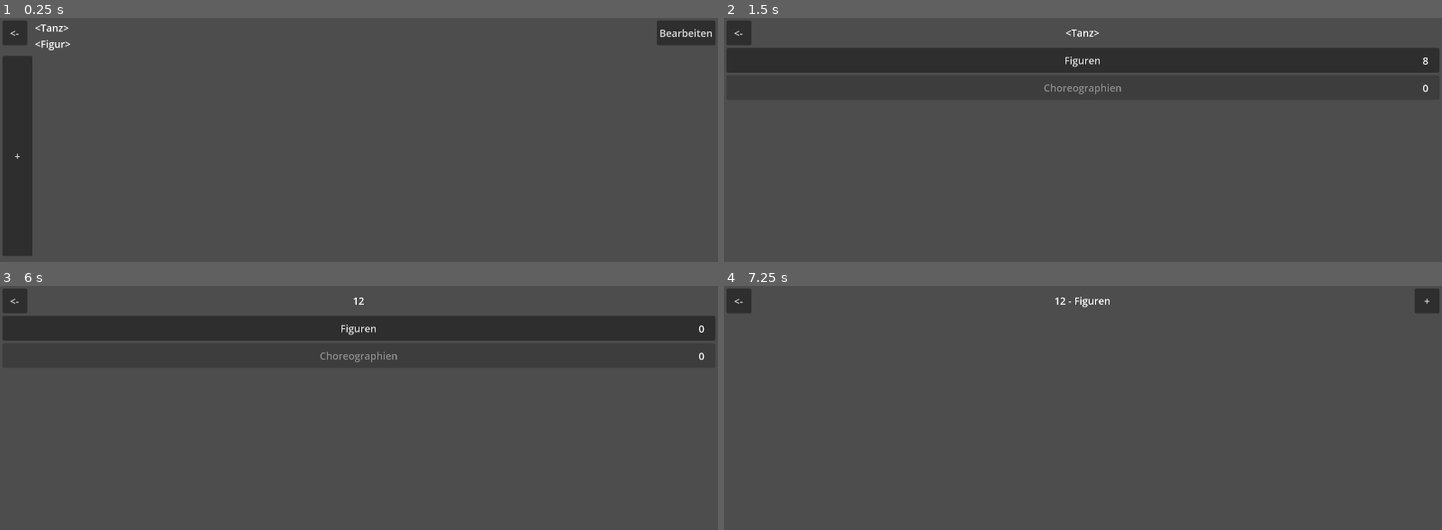
Above: before the commit, frames 1-4 (two rows, left to right).
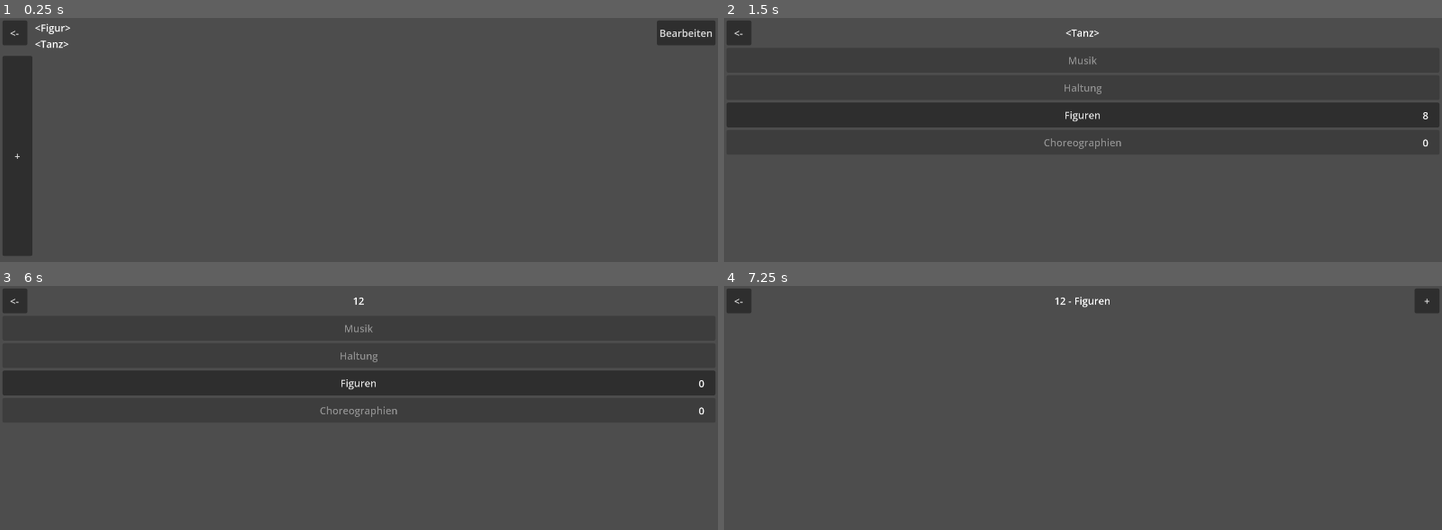
Above: after the commit, the same moments.

Repository: Calabiyaur/Dance-Notation
Game: Godot game, scene res://scene/Figure.tscn
Same seed, same stepped clock (60 frames per second), same inputs: the game is played once before the commit and once after it. This scene is started directly instead of the project's main scene.
Inputs (mouse positions are in pixels of both pictures, inside the frame that each line leads up to):
- Up to frame 1 (0.25 s): no input
- Up to frame 2 (1.5 s): click "<-" at 0.5 s; click "<-" at 1.25 s
- Up to frame 3 (6 s): click "<-" at 2 s; click "Exportieren" at 2.75 s; click "+" at 3.5 s; click (359, 473) at 4.27 s; type "12" at 4.35 s; click "OK" at 5 s; click "12" at 5.75 s
- Up to frame 4 (7.25 s): click "Figuren" at 6.5 s

The runs differ from the first frame. In frame 1, 0.1% of the frame differs, in the area x 5-10%, y 2-14%; in frame 2, 11%, in the area x 0-100%, y 15-54%; in frame 3, 11%; in frame 4, nothing differs.
Error in both runs: Invalid access to property or key 'name' on a base object of type 'Nil'. (res://scene/Figure.gd:14)

Commit message:
Move left and right

Diff:
--- a/scene/BiStep.tscn
+++ b/scene/BiStep.tscn
@@ -36,10 +36,8 @@
 popup/item_1/id = 1
 popup/item_2/text = "Nach links verschieben"
 popup/item_2/id = 2
-popup/item_2/disabled = true
 popup/item_3/text = "Nach rechts verschieben"
 popup/item_3/id = 3
-popup/item_3/disabled = true
 popup/item_4/id = 5
 popup/item_4/separator = true
 popup/item_5/text = "Löschen"
--- a/scene/Dance.tscn
+++ b/scene/Dance.tscn
@@ -46,6 +46,18 @@
 [node name="Categories" type="VBoxContainer" parent="VBoxContainer" unique_id=1267574252]
 unique_name_in_owner = true
 layout_mode = 2
+
+[node name="Music" type="Button" parent="VBoxContainer/Categories" unique_id=1321839985]
+custom_minimum_size = Vector2(0, 40)
+layout_mode = 2
+disabled = true
+text = "Musik"
+
+[node name="Posture" type="Button" parent="VBoxContainer/Categories" unique_id=1160767784]
+custom_minimum_size = Vector2(0, 40)
+layout_mode = 2
+disabled = true
+text = "Haltung"
 
 [node name="Figures" type="Button" parent="VBoxContainer/Categories" unique_id=1281025468]
 custom_minimum_size = Vector2(0, 40)
--- a/scene/DanceButton.tscn
+++ b/scene/DanceButton.tscn
@@ -41,8 +41,10 @@
 size_flags_vertical = 4
 text = " ... "
 flat = false
-item_count = 2
+item_count = 3
 popup/item_0/text = "Umbenennen"
 popup/item_0/id = 0
-popup/item_1/text = "Löschen"
-popup/item_1/id = 1
+popup/item_1/id = 0
+popup/item_1/separator = true
+popup/item_2/text = "Löschen"
+popup/item_2/id = 1
--- a/scene/Figure.gd
+++ b/scene/Figure.gd
@@ -11,7 +11,7 @@
 	%Back.pressed.connect(func():
 		go_back()
 	)
-	%Title.text = dance.name + "\n" + figure.name
+	%Title.text = figure.name + "\n" + dance.name
 	%Edit.set_pressed_no_signal(State.edit)
 	%Edit.toggled.connect(func(value: bool):
 		State.edit = value
@@ -64,7 +64,7 @@
 
 	step.get_lead().button_pressed = true
 
-	figure.steps.append(bistep)
+	figure.steps.insert(index, bistep)
 	Data.save()
 
 
@@ -88,6 +88,18 @@
 	step.insert_right.connect(func():
 		var i = figure.steps.find(step.step) + 1
 		add_new_step(i)
+	)
+	step.move_left.connect(func():
+		var i = posmod(figure.steps.find(step.step) - 1, figure.steps.size())
+		%Steps.move_child(step, i)
+		figure.steps.erase(step.step)
+		figure.steps.insert(i, step.step)
+	)
+	step.move_right.connect(func():
+		var i = (figure.steps.find(step.step) + 1) % figure.steps.size()
+		%Steps.move_child(step, i)
+		figure.steps.erase(step.step)
+		figure.steps.insert(i, step.step)
 	)
 	step.delete.connect(func():
 		%Steps.remove_child(step)
--- a/scene/Figure.tscn
+++ b/scene/Figure.tscn
@@ -43,8 +43,8 @@
 unique_name_in_owner = true
 layout_mode = 2
 size_flags_horizontal = 3
-text = "<Tanz>
-<Figur>"
+text = "<Figur>
+<Tanz>"
 vertical_alignment = 1
 
 [node name="Edit" type="Button" parent="MarginContainer/Header" unique_id=1182913553]
--- a/scene/FigureButton.tscn
+++ b/scene/FigureButton.tscn
@@ -32,8 +32,10 @@
 size_flags_vertical = 4
 text = " ... "
 flat = false
-item_count = 2
+item_count = 3
 popup/item_0/text = "Umbenennen"
 popup/item_0/id = 0
-popup/item_1/text = "Löschen"
-popup/item_1/id = 1
+popup/item_1/id = 0
+popup/item_1/separator = true
+popup/item_2/text = "Löschen"
+popup/item_2/id = 1
